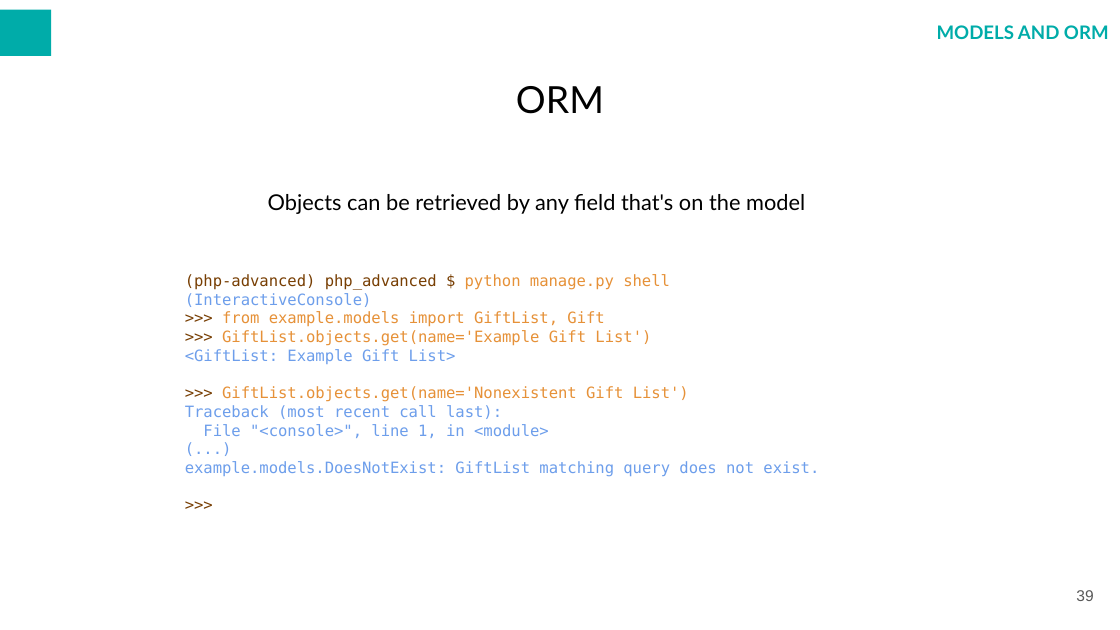
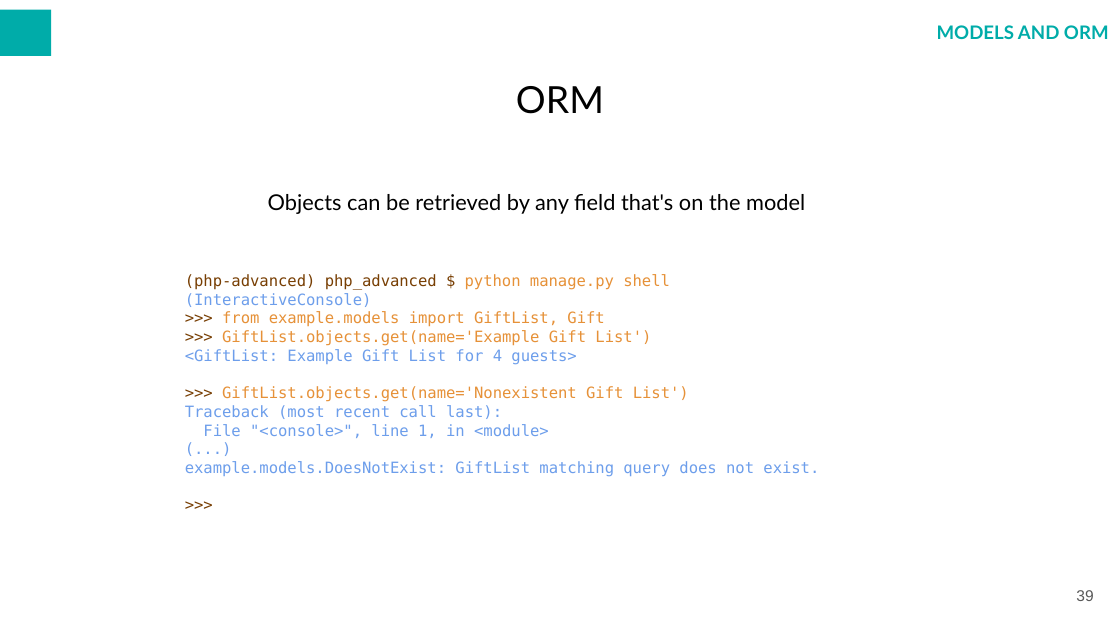
Before and after one commit to warcholprzemo/php-advanced, a slide deck: slide 39 of docs/PHP ADVANCED.odp. Drawn at 1120x630 pixels with LibreOffice and Linux fonts; fonts in the diff are those of the drawing; background and template pictures are left out. Boxes give left, top, right and bottom in pixels: in the first picture for what was removed or moved away, otherwise in the second. Text is boxed around its words. In the diff, an @@ line names an element or a change of style, - is before the commit and + after.

```diff
--- a/docs/PHP ADVANCED.odp
+++ b/docs/PHP ADVANCED.odp
@@ text at bbox=[185, 349, 576, 365]: text changed @@
-<GiftList: Example Gift List>
+<GiftList: Example Gift List for 4 guests>
```
Also in this commit, not shown: 11 other slides changed, 9 other files.
